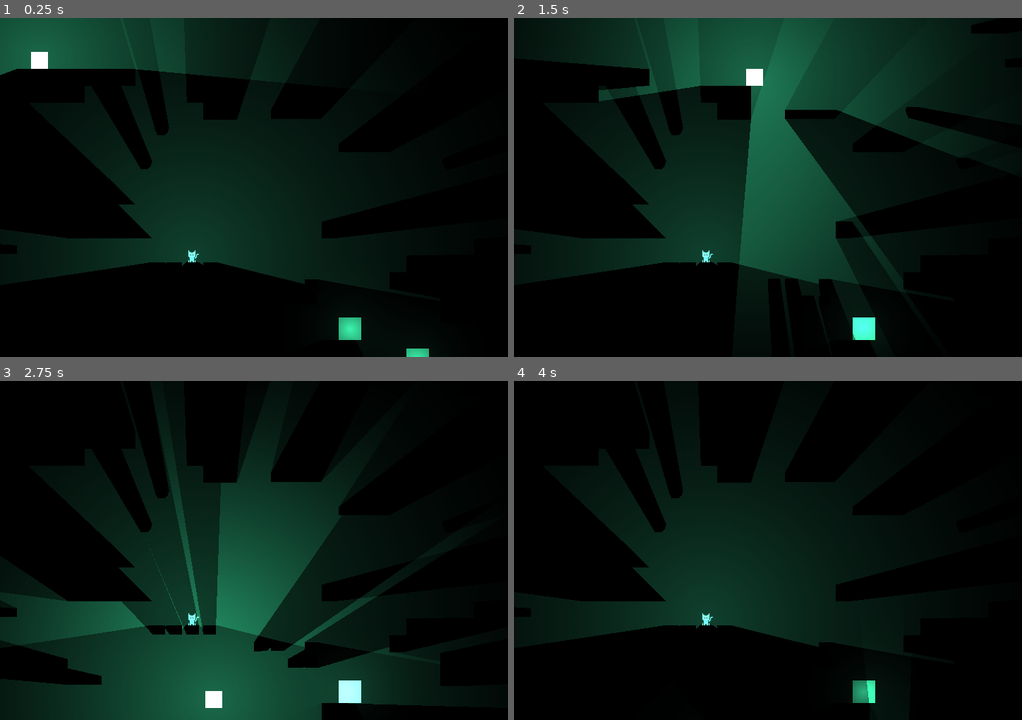
Above: before the commit, frames 1-4 (two rows, left to right).
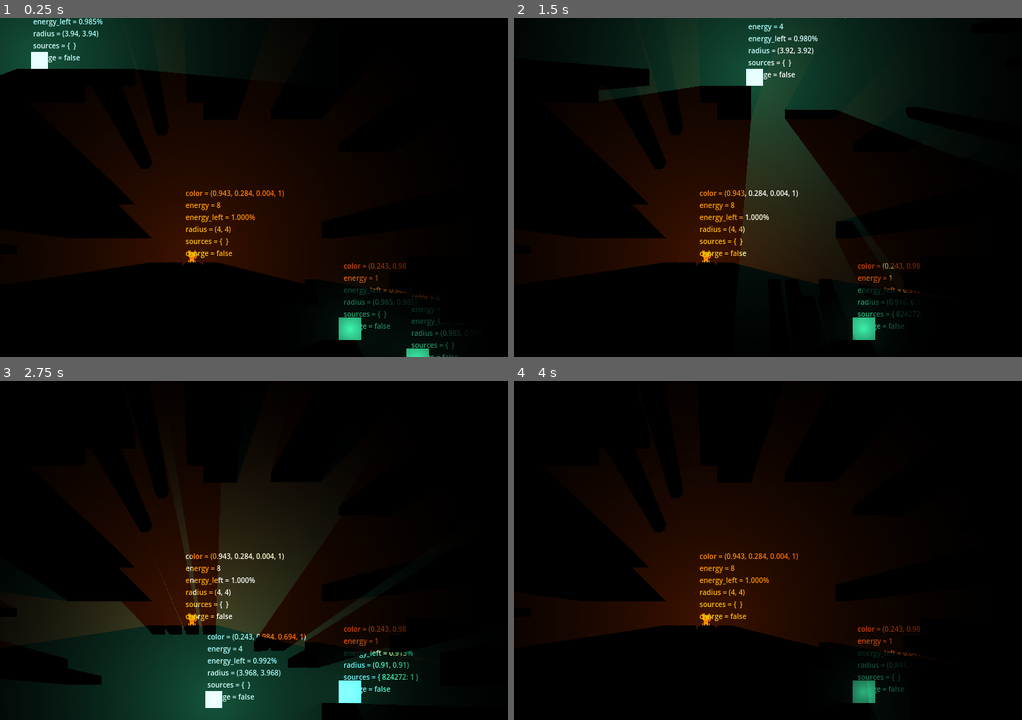
Above: after the commit, the same moments.

Repository: ToastedBrains/glow-me
Game: Godot game, scene res://src/levels/level_test/level_test.tscn
Two runs of this game, one before a commit and one after it. Both use one fixed random seed, a clock stepped at 60 frames per second and the inputs below. This scene is started directly instead of the project's main scene.
Inputs:
- Up to frame 1 (0.25 s): no input
- Up to frame 2 (1.5 s): tap Enter (ui_accept) at 0.5, 0.77 s; hold Right (ui_right) from 0.53 s (still down)
- Up to frame 3 (2.75 s): tap Enter (ui_accept) at 1.52 s; release Right (ui_right) at 2.03 s; hold Left (ui_left) from 2.03 s (still down)
- Up to frame 4 (4 s): release Left (ui_left) at 2.78 s; hold Right (ui_right) from 2.78 s (still down); tap Enter (ui_accept) at 3.02, 3.5, 3.77 s

The runs differ from the first frame. In frame 1, 18% of the frame differs, in the area x 6-92%, y 0-100%; in frame 2, 23%, in the area x 12-84%, y 0-95%; in frame 3, 22%; in frame 4, 15%.

Commit message:
bugfix: dirty-fixed the light's color assignment

Diff:
--- a/src/light_sources/light_source.gd
+++ b/src/light_sources/light_source.gd
@@ -2,9 +2,6 @@
 
 
 func _ready():
-	$Phosphorescence.energy = 6.0
+	$Phosphorescence.energy = 8.0
+	$Phosphorescence.color = Color(0.943, 0.284, 0.004, 1)
 	$Phosphorescence.permanent = true
-	$Phosphorescence.color = Color(0.843, 0.284, 0.094, 1)
-
-func _process(_delta):
-	pass
--- a/src/phosphorescents/phosphorescence.gd
+++ b/src/phosphorescents/phosphorescence.gd
@@ -1,7 +1,7 @@
 extends Node2D
 
 var permanent = false
-var energy = 5.0
+var energy = 4.0
 var energy_left = 1.0 # percent
 var load_rate = 0.003
 var unload_rate = 0.001 # percent
@@ -14,8 +14,9 @@
 
 func logV():
 	$Label.show()
-	$Label.text = "energy = {energy}\nenergy_left = {energy_left}%\nradius = {radius}\nsources = {sources}\ncharge = {illuminated}".format({
+	$Label.text = "color = {color}\nenergy = {energy}\nenergy_left = {energy_left}%\nradius = {radius}\nsources = {sources}\ncharge = {illuminated}".format({
 		"energy": energy,
+		"color": color,
 		"energy_left": "%3.3f" % energy_left,
 		"radius": $Halo/CollisionShape2D.scale,
 		"sources": sources,
@@ -83,6 +84,7 @@
 			clamp(energy_left * energy, 0.25 * energy, 1.0 * energy),
 			clamp(energy_left * energy, 0.25 * energy, 1.0 * energy)),
 		)
+	await get_tree().create_timer(0.01).timeout
 	$PointLight2D.color = Color(
 				color.r * clamp(energy_left, 0.1, 1.0),
 				color.g * clamp(energy_left, 0.1, 1.0),
@@ -100,7 +102,7 @@
 			if sources[s] > max_energy:
 				max_energy = sources[s]
 		energy_left = clamp(energy_left + load_rate, 0.0, max_energy)
-	#logV()
+	logV()
 
 
 func _physics_process(delta):
